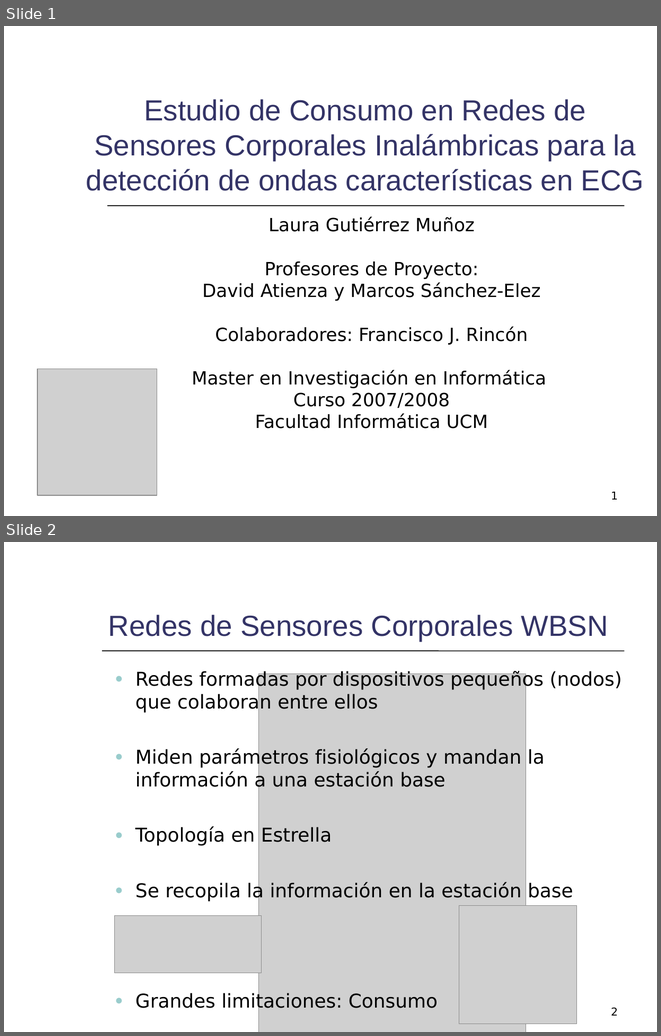
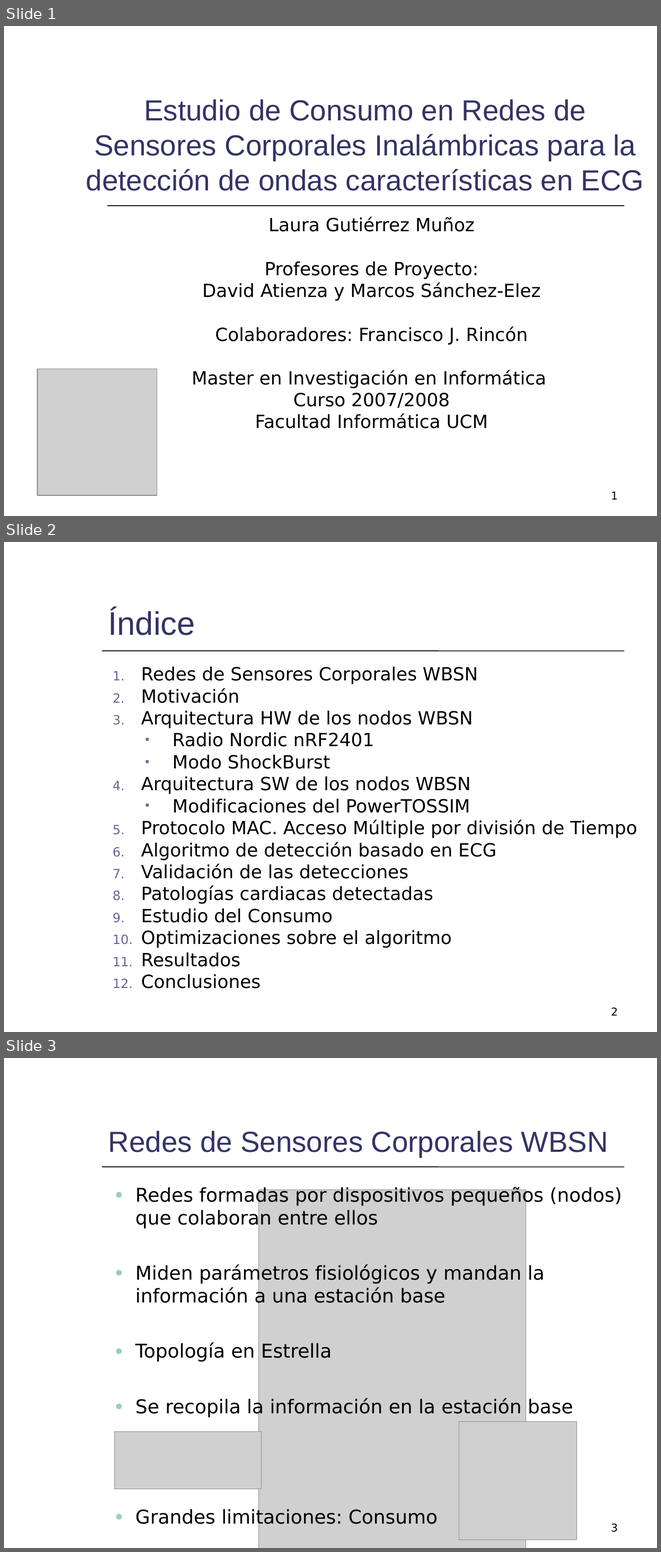
Before and after one commit to mmja/redsensores, a slide deck: Memoria/Consumo.ppt. Shown one above the other, each under a label of ours: slides 1 and 2 before the commit, slides 1, 2 and 3 after it. The pictures are 661x1036 and 661x1552 pixels, drawn with LibreOffice and Linux fonts; fonts in the diff are those of the drawing; grey boxes stand for pictures. Boxes give left, top, right and bottom in pixels: in the first picture for what was removed or moved away, otherwise in the second. Text is boxed around its words. In the diff, an @@ line names an element or a change of style, - is before the commit and + after.

```diff
--- a/Memoria/Consumo.ppt
+++ b/Memoria/Consumo.ppt
@@ slide 2 added at (x1=4, y1=542, x2=657, y2=1032), background #FFFFFF; not listed: 3 template elements that a slide beside it also shows @@
@@ title added at (x1=108, y1=609, x2=195, y2=635), 36 pt, text #333366 @@
+Índice
@@ text added at (x1=141, y1=667, x2=637, y2=988), 20 pt, text #000000 @@
+  1. Redes de Sensores Corporales WBSN
+  2. Motivación
+  3. Arquitectura HW de los nodos WBSN
+    ▪ Radio Nordic nRF2401
+    ▪ Modo ShockBurst
+  4. Arquitectura SW de los nodos WBSN
+    ▪ Modificaciones del PowerTOSSIM
+  5. Protocolo MAC. Acceso Múltiple por división de Tiempo
+  6. Algoritmo de detección basado en ECG
+  7. Validación de las detecciones
+  8. Patologías cardiacas detectadas
+  9. Estudio del Consumo
+  10. Optimizaciones sobre el algoritmo
+  11. Resultados
+  12. Conclusiones
@@ page number added at (x1=611, y1=1007, x2=618, y2=1015), 12 pt, text #000000 @@
+2
@@ what was slide 2 is now slide 3 @@
@@ page number at (x1=611, y1=1523, x2=618, y2=1532): text changed @@
-2
+3
```
Also in this commit, not shown: 6 slides changed.
